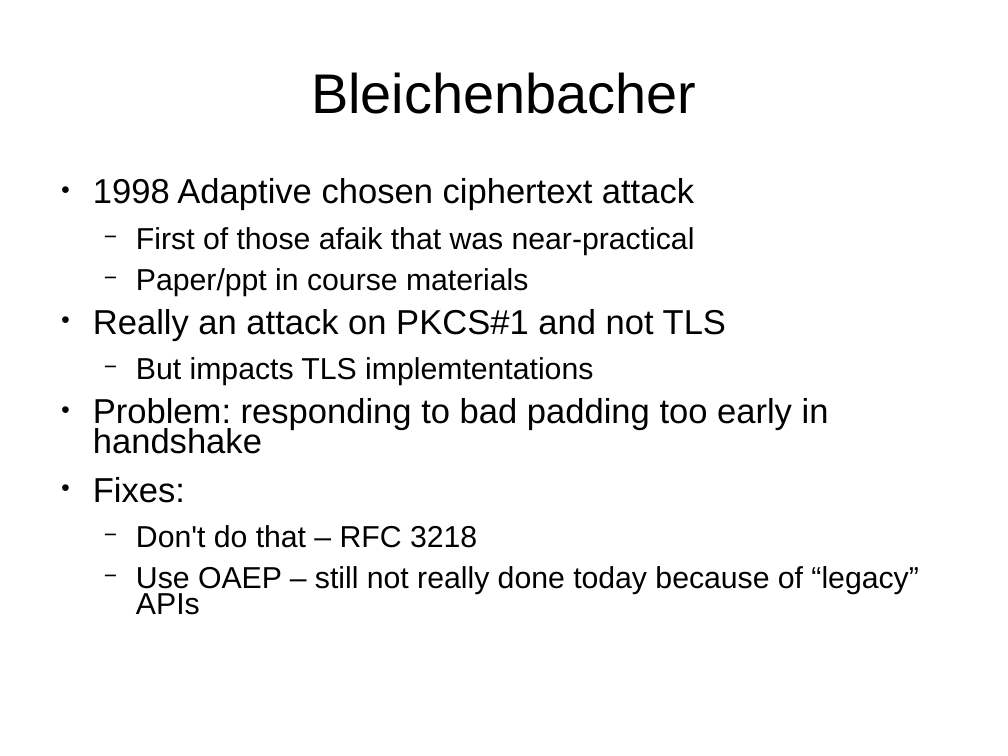
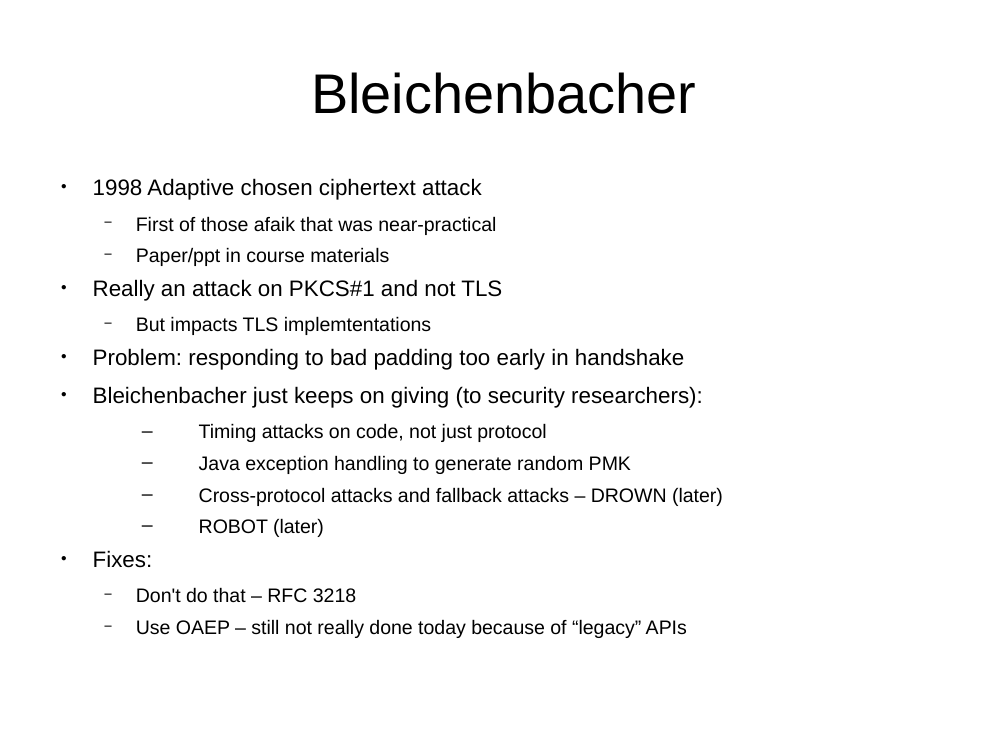
Before and after one commit to sftcd/cs7053, a slide deck: slide 7 of 2016lectures/07-tls-problems.ppt. Drawn at 1008x756 pixels with LibreOffice and Linux fonts; fonts in the diff are those of the drawing. Boxes give left, top, right and bottom in pixels: in the first picture for what was removed or moved away, otherwise in the second. Text is boxed around its words. In the diff, an @@ line names an element or a change of style, - is before the commit and + after.

```diff
--- a/2016lectures/07-tls-problems.ppt
+++ b/2016lectures/07-tls-problems.ppt
@@ text at [93, 178, 687, 638]: size 27.2 to 17.6 pt in "1998 Adaptive chosen ciphertext attack", "Really an attack on PKCS#1 and not ...", "Problem: responding to bad padding too early ...", "Fixes:"; size 23.8 to 15.4 pt in "First of those afaik that was near-practical", "Paper/ppt in course materials", "But impacts TLS implemtentations", "Don't do that – RFC 3218" and 1 more places; indent changed @@
@@ text at [93, 386, 723, 537]: paragraphs added @@
+● Bleichenbacher just keeps on giving (to security researchers):
+  – Timing attacks on code, not just protocol
+  – Java exception handling to generate random PMK
+  – Cross-protocol attacks and fallback attacks – DROWN (later)
+  – ROBOT (later)
```
Also in this commit, not shown: 26 other slides changed, 4 slides added, 1 slide removed, 4 other files.
